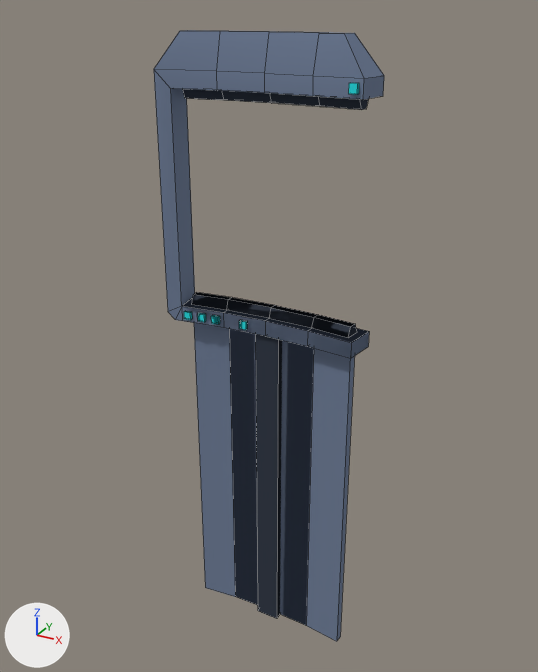
One commit to the Blender file datas/meshes/holoPanelFrame.blend: the scene before it, then after it.
Rendered twice from a 50 mm camera at (1.018, -1.876, 0.836) aimed at (-0.03, 0.029, -0.116). Arrows for +X, +Y and +Z are at lower left; the lights stay in place. Mesh edges are drawn as thin lines.

In view in the first picture: 'frame-0', 'frame-1'.
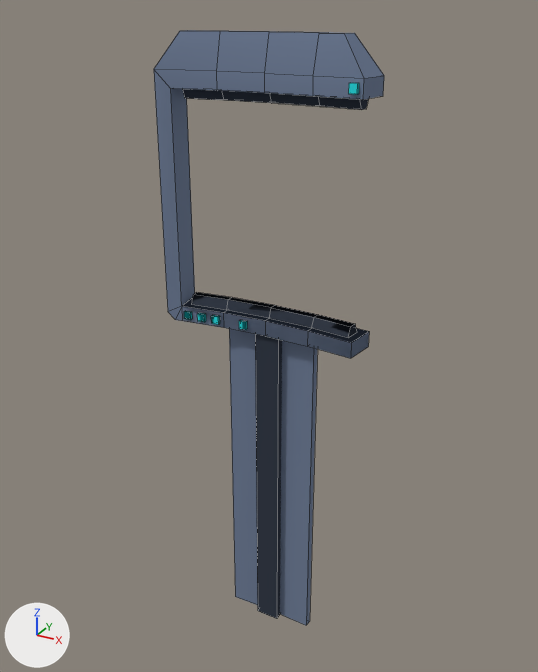
What differs and where, as boxes (x1, y1, x2, y2) in the pictures (538 x 672 px):
```json
{"object": "frame-1", "change": "reshaped", "before": [182, 292, 369, 641], "after": [229, 308, 313, 327]}
{"part": 1, "of": "me_plane_004", "change": "deleted", "before": [194, 323, 355, 641], "on screen": "blue"}
```

Scene script edits in JSON lines:
```json
{"block": "me_plane_004", "where": "me_plane_004.from_pydata(...)  # 100 vertices, 67 faces; spans x -0.307..0.307, y -0.08..0.05, z -1.2..0.0"}
{"block": "me_plane_004", "where": "# used by ob_frame_1; location = (0.0, 0.0, 0.0)"}
{"block": "me_plane_004", "change": "me_plane_004 part 1: the loose piece of 20 vertices spanning x -0.278..0.278, y -0.032..0.012, z -1.2..-0.08 is deleted"}
```
